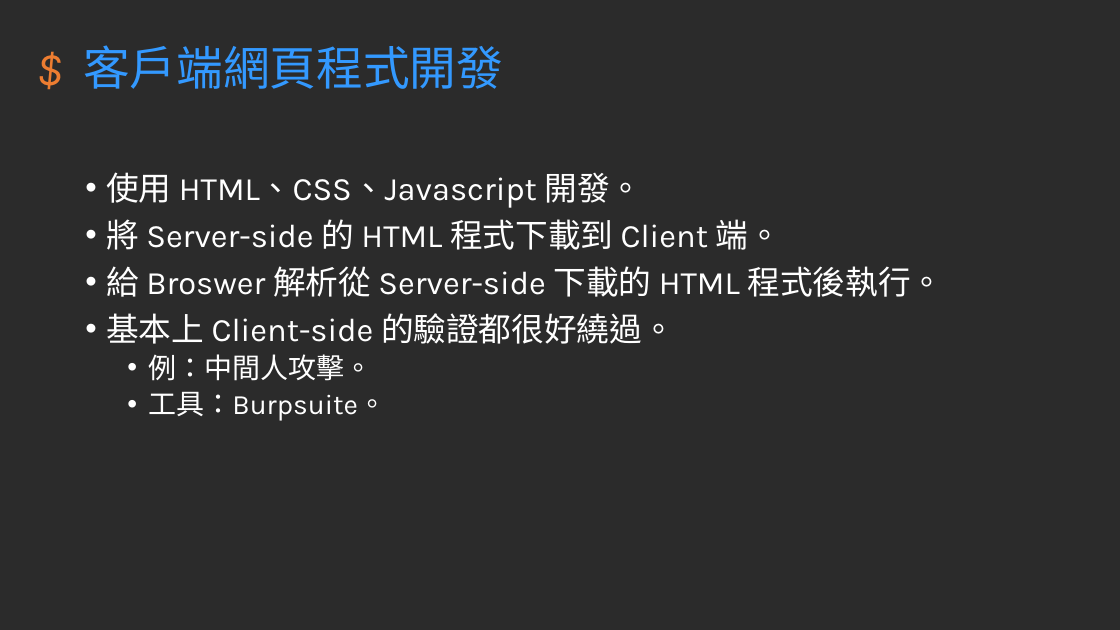
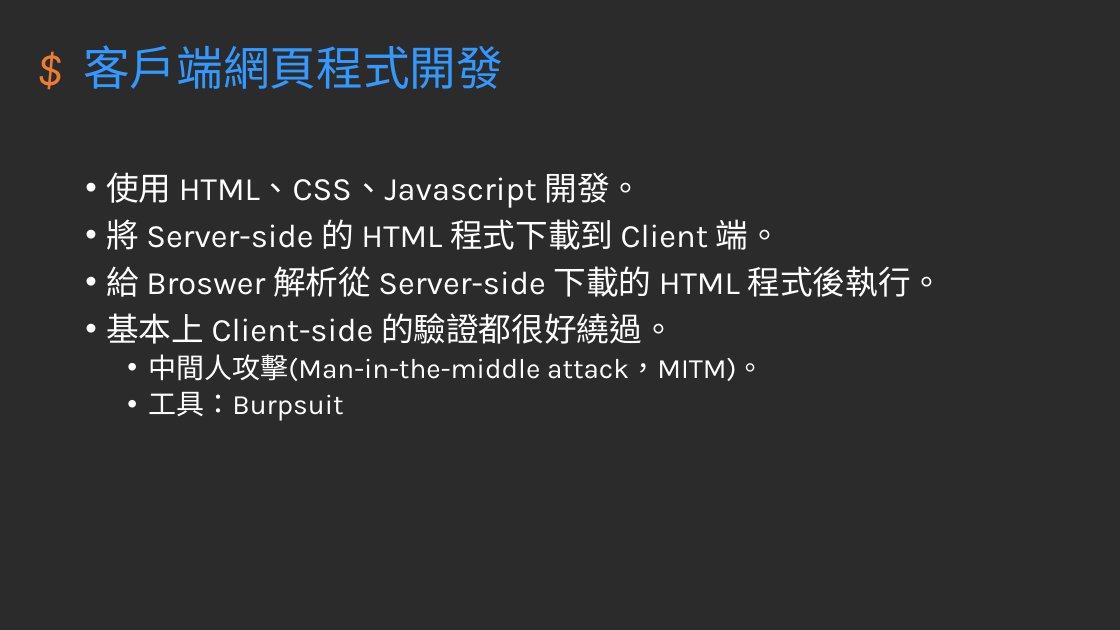
Before and after one commit to hehank/KSU_Class, a slide deck: slide 4 of Web/報告/網站開發技術_期末報告.pptm. Drawn at 1120x630 pixels with LibreOffice and Linux fonts; fonts in the diff are those of the drawing; background and template pictures are left out; a plain dark background stands for a picture behind light text. Boxes give left, top, right and bottom in pixels: in the first picture for what was removed or moved away, otherwise in the second. Text is boxed around its words. In the diff, an @@ line names an element or a change of style, - is before the commit and + after.

Commit message:
2022/01/06

```diff
--- a/Web/報告/網站開發技術_期末報告.pptm
+++ b/Web/報告/網站開發技術_期末報告.pptm
@@ text at bbox=[148, 354, 764, 421]: text changed @@
-  • 例：中間人攻擊。
-  • 工具：Burpsuite。
+  • 中間人攻擊(Man-in-the-middle attack，MITM)。
+  • 工具：Burpsuit
```
Also in this commit, not shown: 2 other slides changed, 4 slides added, 1 slide removed.
